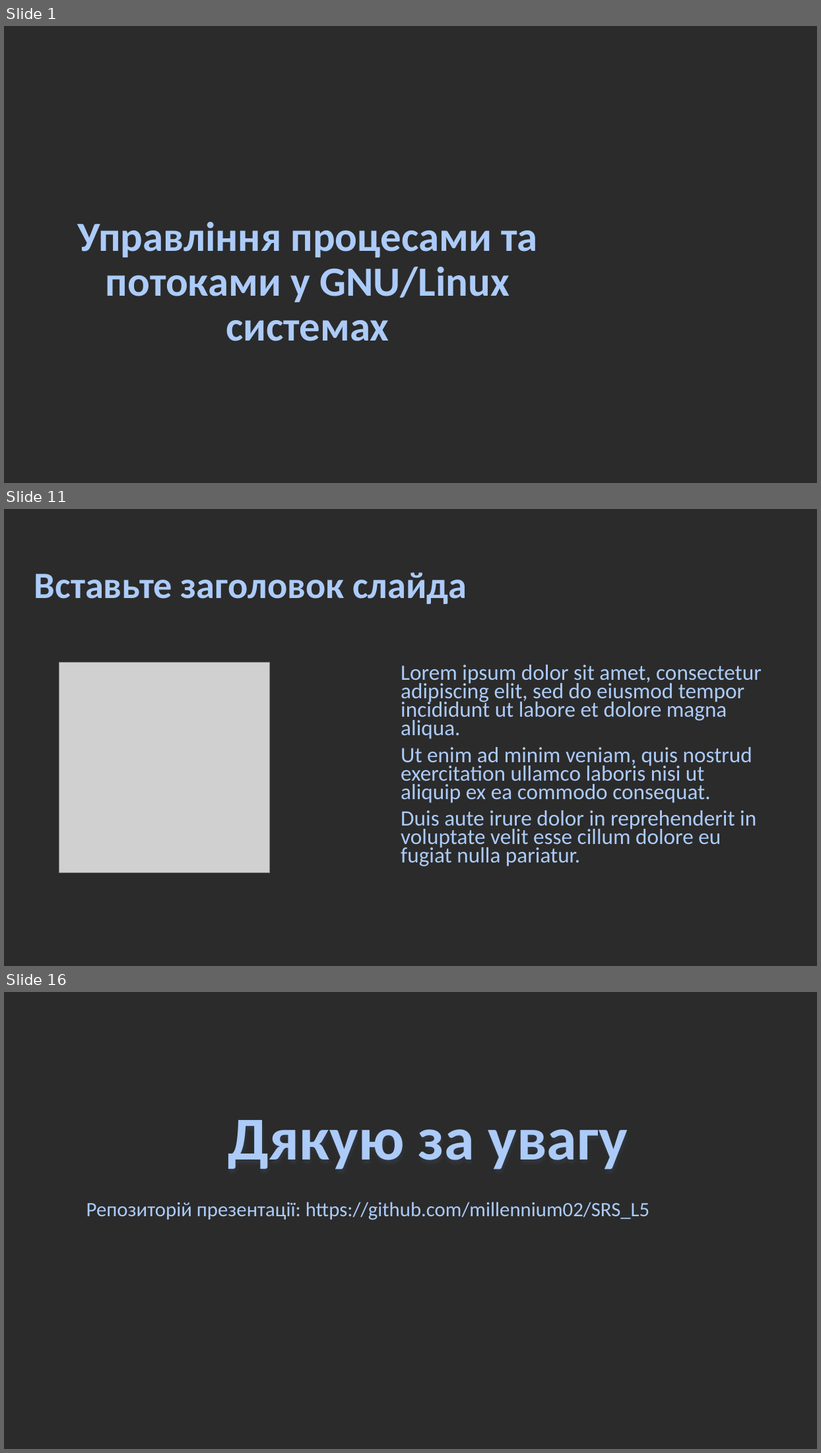
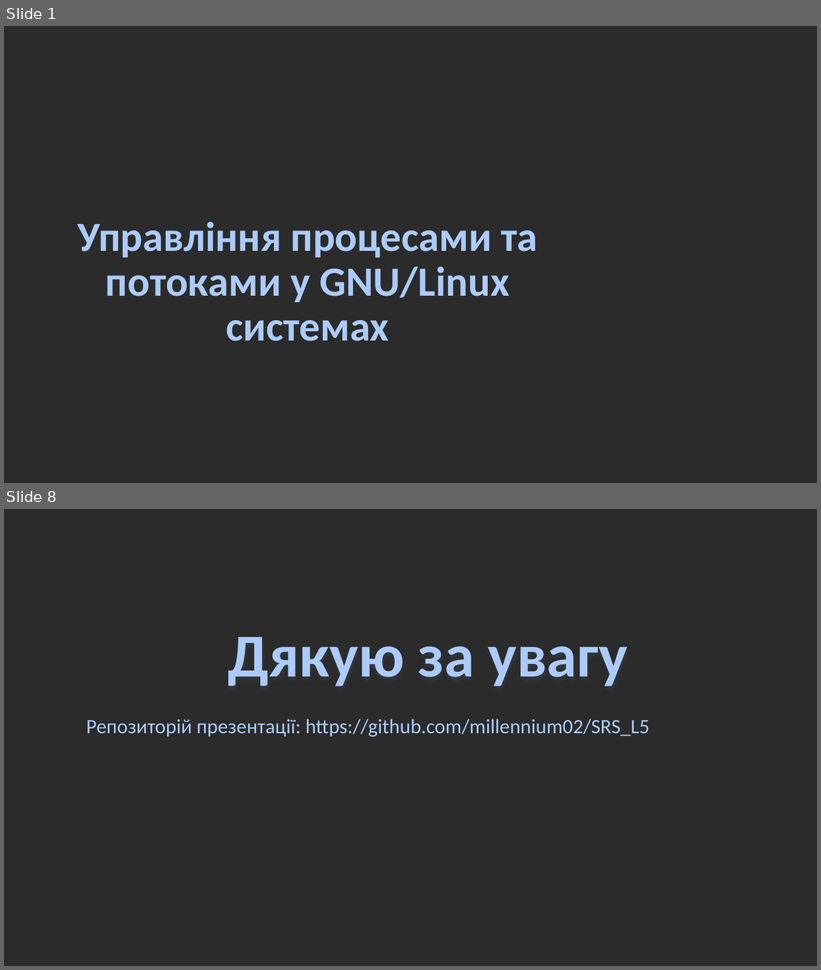
Before and after one commit to millennium02/SRS_L5, a slide deck: linux_ps&threads.odp. Shown one above the other, each under a label of ours: slides 1, 11 and 16 before the commit, slides 1 and 8 after it; the slides between them are not shown. The pictures are 821x1453 and 821x970 pixels, drawn with LibreOffice and Linux fonts; fonts in the diff are those of the drawing; grey boxes stand for pictures; background and template pictures are left out; a plain dark background stands for a picture behind light text. Boxes give left, top, right and bottom in pixels: in the first picture for what was removed or moved away, otherwise in the second. Text is boxed around its words. In the diff, an @@ line names an element or a change of style, - is before the commit and + after.

```diff
--- a/linux_ps&threads.odp
+++ b/linux_ps&threads.odp
@@ slide 11 removed at [4, 509, 817, 966], background picture (left out) @@
@@ title removed at [34, 572, 467, 604] @@
-Вставьте заголовок слайда
@@ picture removed at [59, 663, 270, 873] @@
@@ text removed at [401, 665, 762, 867] @@
-Lorem ipsum dolor sit amet, consectetur adipiscing elit, sed do eiusmod tempor incididunt ut labore et dolore magna aliqua.
-Ut enim ad minim veniam, quis nostrud exercitation ullamco laboris nisi ut aliquip ex ea commodo consequat.
-Duis aute irure dolor in reprehenderit in voluptate velit esse cillum dolore eu fugiat nulla pariatur.
@@ what was slide 16 is now slide 8 @@
```
Also in this commit, not shown: 6 slides changed, 7 other slides removed, 1 other file.
